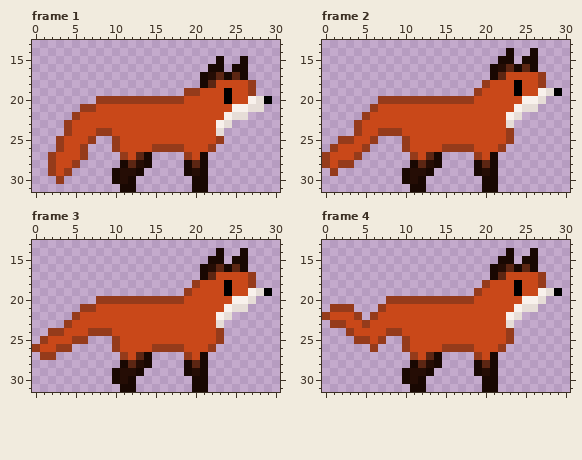
Pixel-art file -- Assets/Sprites/fox.aseprite. The picture above was drawn from the file before the commit.
32x32 pixels, 5 frames. Shown: frame 1: x 0..30, y 13..31; frame 2: x 0..30, y 13..31; frame 3: x 0..30, y 13..31; frame 4: x 0..30, y 13..31. The commit also changed other frames, which this record leaves out.
New version:
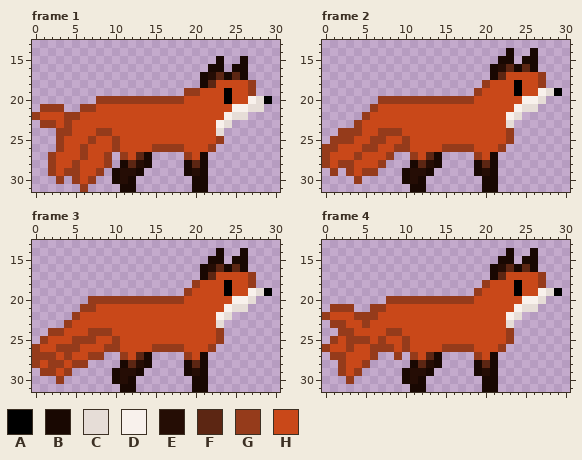
Palette (. is transparent): A #000000  B #190802  C #e6ddd7  D #f8f1ec  E #250d05  F #5c2613  G #953b1b  H #c94819
The exact change:
layer "tail4" added
layer "tail3" added
layer "tail2" added
--- frame 1, layers "tail2", "tail3"
@@ x 0..11 @@
 20 ........GGGG
-21 ......GGHHHH
-22 .....GHHHHHH
-23 ....GHHHHHHH
-24 ....GHHHGGHH
-25 ...GHHHG..GH
-26 ...GHHG...GH
-27 ..GHHHG....G
-28 ..GHHG.....B
-29 ..GHG.....BE
-30 ...G......BE
-31 ...........B
+21 .GGG..GGHHHH
+22 GHHHGGHHHHHH
+23 .GGHGHHHHHHH
+24 ...GGHHHGGHH
+25 ...GHHHGHHGH
+26 ...GHHGHHHGH
+27 ..GHHHGHHG.G
+28 ..GHHGHHHG.B
+29 ..GHGGHHG.BE
+30 ...G.GHG..BE
+31 ......G....B
--- frame 2, layers "tail2", "tail3"
@@ x 0..11 @@
 23 ....GHHHHHHH
-24 ....GHHGGGHH
-25 ..GGHHG...GH
-26 .GHHHG....GH
-27 GHHHG......G
-28 GHGG.......B
-29 .G........BE
-30 ..........BE
+24 ..GGGHHGGGHH
+25 .GGGHHGGHHGH
+26 GGHHHGGHHGGH
+27 GHHHGHHHG..G
+28 GHGGHHHG...B
+29 .G.GHGG...BE
+30 ....G.....BE
 31 ...........B
--- frame 3, layers "tail2", "tail3", "tail4"
@@ x 5..9 @@
 19 .....
-20 ...GG
+20 ..GGG
 21 .GGHH
@@ x 0..11 @@
 24 ..GGHHHGGGHH
-25 .GHHHGG...GH
-26 GHHGG.....GH
-27 .GG........G
-28 ...........B
-29 ..........BE
-30 ..........BE
+25 .GHHHGGGHHGH
+26 GHHGGGHHHGGH
+27 GGGHGHHGG..G
+28 GHGGHGG....B
+29 .GGHG.....BE
+30 ...G......BE
 31 ...........B
--- frame 4, layers "tail2", "tail3", "tail4"
@@ x 0..11 @@
 20 ........GGGG
-21 .GGG...GHHHH
-22 GHHHG.GHHHHH
+21 .GGG..GGHHHH
+22 GHHHGGGHHHHH
 23 .GGHHGHHHHHH
-24 ...GHHHHGGHH
-25 ....GGHG..GH
-26 ......G...GH
-27 ...........G
-28 ...........B
-29 ..........BE
-30 ..........BE
+24 ..GGHHHHGGHH
+25 .GHGGGHGHHGH
+26 GHHGHHGGGHGH
+27 .GGHHHG..G.G
+28 ..GHHG.....B
+29 ..GHG.....BE
+30 ...G......BE
 31 ...........B
Where, in picture pixels (left, top, right, bottom), the same in both pictures:
added: (32, 104, 112, 192)
added: (322, 128, 402, 184)
added: (88, 296, 96, 304)
added: (32, 336, 112, 384)
added: (322, 304, 402, 384)
